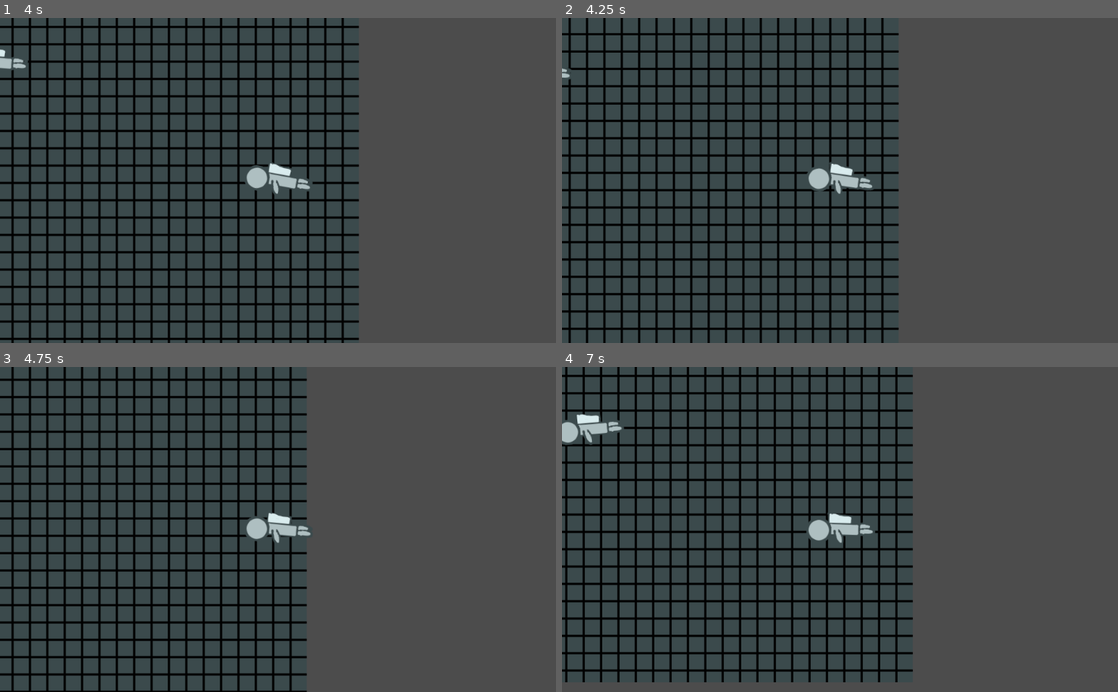
Above: before the commit, frames 1-4 (two rows, left to right).
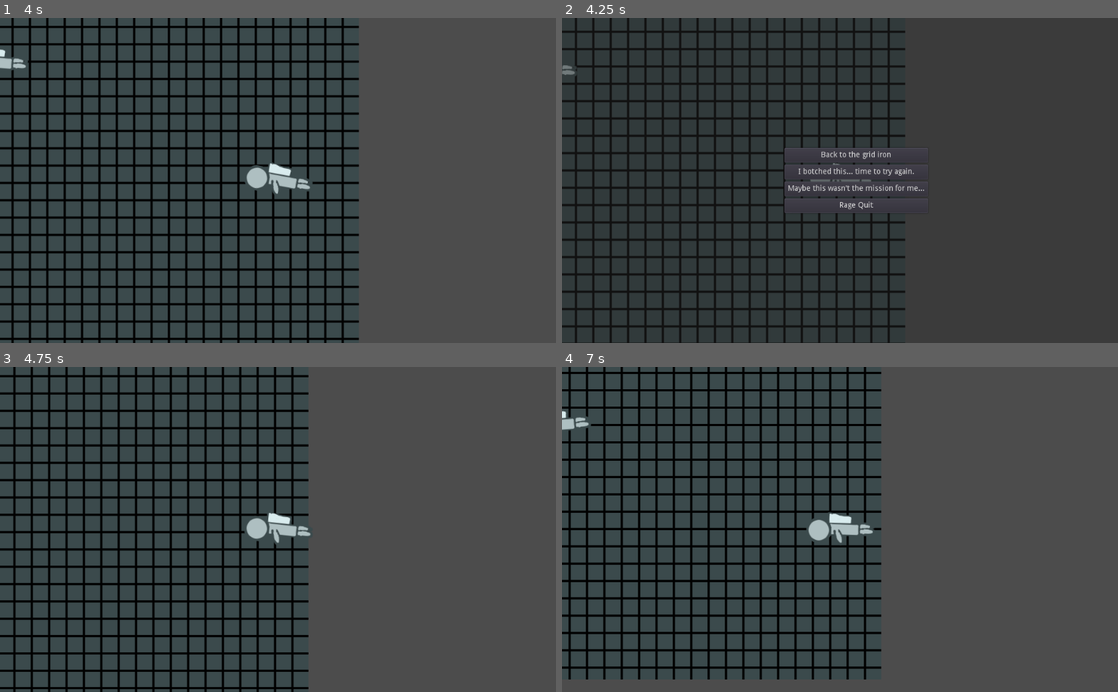
Above: after the commit, the same moments.

Repository: thecyberwraith/cb-gamejam-2021
Game: Godot game, scene res://Levels/Level1/Level1.tscn
Two runs of this game, one before a commit and one after it. Both use one fixed random seed, a clock stepped at 60 frames per second and the inputs below. This scene is started directly instead of the project's main scene.
Inputs (mouse positions are in pixels of both pictures, inside the frame that each line leads up to):
- Up to frame 1 (4 s): tap Enter at 0.5 s; hold Right (ui_right) 0.53-1.28 s; hold Down (ui_down) 1.28-2.03 s; hold Right (ui_right) 2.03-2.78 s; hold Up (ui_up) 2.78-3.53 s; hold Left (ui_left) from 3.53 s (still down)
- Up to frame 2 (4.25 s): keep holding Left (ui_left); tap Escape (ui_cancel) at 4.15 s
- Up to frame 3 (4.75 s): release Left (ui_left) at 4.25 s; click (294, 503) at 4.25 s, where only the run after the commit has a clickable "Back to the grid iron"
- Up to frame 4 (7 s): hold Left (ui_left) 5.03-5.78 s; hold Down (ui_down) 5.78-6.53 s; hold Right (ui_right) from 6.53 s (still down)

Frame 1 is identical in both runs. In frame 2, 29% of the frame differs, in the area x 0-66%, y 0-100%; in frame 3, 23%; in frame 4, 28%.

Commit message:
Added a pause menu finally...

Diff:
--- a/Levels/AstronautCamera.gd
+++ b/Levels/AstronautCamera.gd
@@ -7,6 +7,6 @@
 func initialize(handler: AstronautHandler):
 	self.handler = handler
 
-func _process(delta):
+func _process(_delta):
 	if handler:
 		self.position = handler.get_current_astronaut_position()
--- a/Levels/Level1/Level.gd
+++ b/Levels/Level1/Level.gd
@@ -3,6 +3,7 @@
 onready var starts = get_node("Starts")
 onready var astronaut_handler = get_node("AstronautHandler")
 onready var camera = get_node("AstronautCamera")
+onready var pause_menu = get_node("GUI/PauseMenu")
 
 func _ready():
 	astronaut_handler.initialize(starts)
--- a/Levels/Level1/Level1.tscn
+++ b/Levels/Level1/Level1.tscn
@@ -1,12 +1,17 @@
-[gd_scene load_steps=5 format=2]
+[gd_scene load_steps=6 format=2]
 
 [ext_resource path="res://Textures/GridBackground.png" type="Texture" id=1]
 [ext_resource path="res://Levels/Level1/Level.gd" type="Script" id=2]
 [ext_resource path="res://Levels/AstronautCamera.tscn" type="PackedScene" id=3]
 [ext_resource path="res://Levels/AstronautHandler.tscn" type="PackedScene" id=4]
+[ext_resource path="res://Menus/PauseMenu.tscn" type="PackedScene" id=5]
 
 [node name="Level1" type="Node2D"]
 script = ExtResource( 2 )
+
+[node name="GUI" type="CanvasLayer" parent="."]
+
+[node name="PauseMenu" parent="GUI" instance=ExtResource( 5 )]
 
 [node name="Sprite" type="Sprite" parent="."]
 texture = ExtResource( 1 )
@@ -24,4 +29,3 @@
 position = Vector2( 211.023, -56.1232 )
 
 [node name="AstronautCamera" parent="." instance=ExtResource( 3 )]
-visible = false
--- a/Menus/LevelsMenu.tscn
+++ b/Menus/LevelsMenu.tscn
@@ -1,6 +1,7 @@
 [gd_scene load_steps=2 format=2]
 
 [ext_resource path="res://Menus/LevelsList.gd" type="Script" id=1]
+
 
 [node name="Control" type="Control"]
 anchor_right = 1.0
--- /dev/null
+++ b/Menus/PauseMenu.tscn
@@ -0,0 +1,59 @@
+[gd_scene load_steps=3 format=2]
+
+[ext_resource path="res://Menus/PauseMenuButtons.gd" type="Script" id=1]
+
+[sub_resource type="StyleBoxFlat" id=1]
+bg_color = Color( 0.145098, 0.145098, 0.145098, 0.45098 )
+
+[node name="PauseMenu" type="Control"]
+pause_mode = 2
+anchor_right = 1.0
+anchor_bottom = 1.0
+__meta__ = {
+"_edit_use_anchors_": false
+}
+
+[node name="Panel" type="Panel" parent="."]
+anchor_right = 1.0
+anchor_bottom = 1.0
+custom_styles/panel = SubResource( 1 )
+__meta__ = {
+"_edit_use_anchors_": false
+}
+
+[node name="VBoxContainer" type="VBoxContainer" parent="Panel"]
+anchor_left = 0.4
+anchor_top = 0.4
+anchor_right = 0.6
+anchor_bottom = 0.6
+script = ExtResource( 1 )
+__meta__ = {
+"_edit_use_anchors_": false
+}
+
+[node name="Resume" type="Button" parent="Panel/VBoxContainer"]
+margin_right = 264.0
+margin_bottom = 27.0
+size_flags_vertical = 3
+text = "Back to the grid iron"
+
+[node name="Restart" type="Button" parent="Panel/VBoxContainer"]
+margin_top = 31.0
+margin_right = 264.0
+margin_bottom = 58.0
+size_flags_vertical = 3
+text = "I botched this... time to try again."
+
+[node name="Levels" type="Button" parent="Panel/VBoxContainer"]
+margin_top = 62.0
+margin_right = 264.0
+margin_bottom = 89.0
+size_flags_vertical = 3
+text = "Maybe this wasn't the mission for me..."
+
+[node name="Quit" type="Button" parent="Panel/VBoxContainer"]
+margin_top = 93.0
+margin_right = 264.0
+margin_bottom = 120.0
+size_flags_vertical = 3
+text = "Rage Quit"
--- /dev/null
+++ b/Menus/PauseMenuButtons.gd
@@ -0,0 +1,29 @@
+extends VBoxContainer
+
+const LevelSelect = preload("res://Menus/LevelsMenu.tscn")
+
+onready var container = get_parent().get_parent()
+onready var resume = get_node("Resume")
+onready var restart = get_node("Restart")
+onready var levels = get_node("Levels")
+onready var quit = get_node("Quit")
+
+func _ready():
+	resume.connect("pressed", self, "unpause")
+	levels.connect("pressed", self, "change_scene")
+	quit.connect("pressed", get_tree(), "quit")
+	container.hide()
+
+func _process(_delta):
+	if Input.is_action_just_pressed("ui_cancel"):
+		container.show()
+		print("Pausing")
+		get_tree().paused = true
+
+func change_scene():
+	get_tree().paused = false
+	get_tree().change_scene_to(LevelSelect)
+
+func unpause():
+	get_tree().paused = false
+	container.hide()
